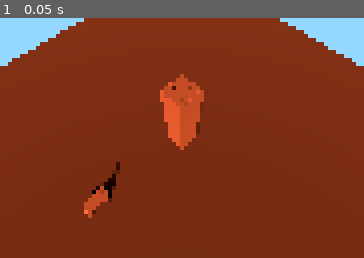
Above: before the commit, frame 1.
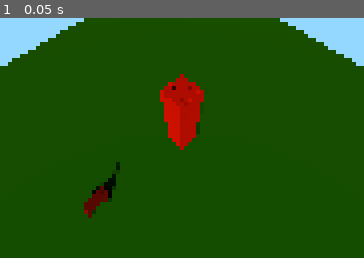
Above: after the commit, the same moment.

Repository: mjviljan/godot4-3d-camera-movement-template
Game: Godot game, scene res://World.tscn
Same seed, same stepped clock (60 frames per second), same inputs: the game is played once before the commit and once after it.
Inputs:
- Up to frame 1 (0.05 s): no input

The runs differ from the first frame. In frame 1, 95% of the frame differs, in the area x 0-100%, y 0-100%.

Commit message:
Change all CSGBox3D objects to Mesh objects

Diff:
--- a/World.tscn
+++ b/World.tscn
@@ -1,20 +1,50 @@
-[gd_scene load_steps=8 format=3 uid="uid://bfbk11yyfp26g"]
+[gd_scene load_steps=18 format=3 uid="uid://bfbk11yyfp26g"]
 
 [ext_resource type="Script" path="res://camera.gd" id="1_y6do3"]
+[ext_resource type="Material" uid="uid://hlxfcdqxrxoy" path="res://tower_material.tres" id="2_5wtb3"]
 [ext_resource type="Script" path="res://player.gd" id="2_qvh51"]
+[ext_resource type="BoxMesh" uid="uid://dyk3rwjiffx2" path="res://tower_spike_mesh.tres" id="3_lxw2u"]
+[ext_resource type="Material" uid="uid://cnxuyq3esjgky" path="res://player_material.tres" id="5_in21g"]
+[ext_resource type="BoxMesh" uid="uid://ne6mslnt8264" path="res://player_ear_mesh.tres" id="6_10fa0"]
+[ext_resource type="BoxMesh" uid="uid://c77ut2fx1anew" path="res://player_leg_mesh.tres" id="7_uvsn1"]
 
 [sub_resource type="Environment" id="Environment_heaam"]
 background_mode = 1
 background_color = Color(0.585638, 0.848637, 1, 1)
 ambient_light_source = 2
 
-[sub_resource type="PhysicsMaterial" id="PhysicsMaterial_wyd4x"]
+[sub_resource type="StandardMaterial3D" id="StandardMaterial3D_a8yqh"]
+albedo_color = Color(0, 1, 0.196078, 1)
 
-[sub_resource type="ORMMaterial3D" id="ORMMaterial3D_74uph"]
+[sub_resource type="BoxMesh" id="BoxMesh_cmw4b"]
+material = SubResource("StandardMaterial3D_a8yqh")
+size = Vector3(100, 1, 100)
 
-[sub_resource type="StandardMaterial3D" id="StandardMaterial3D_lmoaa"]
+[sub_resource type="Skin" id="Skin_ho81v"]
 
-[sub_resource type="StandardMaterial3D" id="StandardMaterial3D_8cdjm"]
+[sub_resource type="BoxMesh" id="BoxMesh_onkxt"]
+material = ExtResource("2_5wtb3")
+size = Vector3(5, 13, 5)
+
+[sub_resource type="BoxMesh" id="BoxMesh_dha3x"]
+material = ExtResource("2_5wtb3")
+size = Vector3(6, 3, 6)
+
+[sub_resource type="BoxMesh" id="BoxMesh_4tifw"]
+material = ExtResource("5_in21g")
+size = Vector3(1.7, 1.7, 5)
+
+[sub_resource type="BoxMesh" id="BoxMesh_ojt1t"]
+material = ExtResource("5_in21g")
+size = Vector3(0.6, 2.5, 0.6)
+
+[sub_resource type="BoxMesh" id="BoxMesh_fbmgb"]
+material = ExtResource("5_in21g")
+size = Vector3(0.2, 0.4, 0.6)
+
+[sub_resource type="BoxMesh" id="BoxMesh_73ba0"]
+material = ExtResource("5_in21g")
+size = Vector3(0.3, 0.7, 0.3)
 
 [node name="World" type="Node3D"]
 
@@ -27,12 +57,11 @@
 shadow_enabled = true
 sky_mode = 1
 
-[node name="Ground" type="StaticBody3D" parent="."]
-physics_material_override = SubResource("PhysicsMaterial_wyd4x")
+[node name="Ground" type="Node3D" parent="."]
 
-[node name="GroundBox" type="CSGBox3D" parent="Ground"]
-size = Vector3(100, 1, 100)
-material = SubResource("ORMMaterial3D_74uph")
+[node name="GroundBox" type="MeshInstance3D" parent="Ground"]
+mesh = SubResource("BoxMesh_cmw4b")
+skin = SubResource("Skin_ho81v")
 
 [node name="Camera" type="Camera3D" parent="." node_paths=PackedStringArray("target")]
 transform = Transform3D(0.707107, -0.5, 0.5, 0, 0.707107, 0.707107, -0.707107, -0.5, 0.5, 35, 75, 35)
@@ -44,98 +73,86 @@
 
 [node name="Tower" type="Node3D" parent="."]
 
-[node name="TowerBody" type="CSGBox3D" parent="Tower"]
+[node name="TowerBody" type="MeshInstance3D" parent="Tower"]
 transform = Transform3D(1, 0, 0, 0, 1, 0, 0, 0, 1, 0, 7, 0)
-size = Vector3(5, 13, 5)
-material = SubResource("StandardMaterial3D_lmoaa")
+mesh = SubResource("BoxMesh_onkxt")
 
-[node name="TowerTop" type="CSGBox3D" parent="Tower"]
+[node name="TowerTop" type="MeshInstance3D" parent="Tower"]
 transform = Transform3D(1, 0, 0, 0, 1, 0, 0, 0, 1, 0, 15, 0)
-size = Vector3(6, 3, 6)
-material = SubResource("StandardMaterial3D_lmoaa")
+mesh = SubResource("BoxMesh_dha3x")
 
-[node name="TowerCorner1" type="CSGBox3D" parent="Tower/TowerTop"]
+[node name="TowerCorner1" type="MeshInstance3D" parent="Tower/TowerTop"]
 transform = Transform3D(1, 0, 0, 0, 1, 0, 0, 0, 1, 2.5, 2, 2.5)
-material = SubResource("StandardMaterial3D_lmoaa")
+mesh = ExtResource("3_lxw2u")
 
-[node name="TowerCorner2" type="CSGBox3D" parent="Tower/TowerTop"]
+[node name="TowerCorner2" type="MeshInstance3D" parent="Tower/TowerTop"]
 transform = Transform3D(1, 0, 0, 0, 1, 0, 0, 0, 1, -2.5, 2, 2.5)
-material = SubResource("StandardMaterial3D_lmoaa")
+mesh = ExtResource("3_lxw2u")
 
-[node name="TowerCorner3" type="CSGBox3D" parent="Tower/TowerTop"]
+[node name="TowerCorner3" type="MeshInstance3D" parent="Tower/TowerTop"]
 transform = Transform3D(1, 0, 0, 0, 1, 0, 0, 0, 1, -2.5, 2, -2.5)
-material = SubResource("StandardMaterial3D_lmoaa")
+mesh = ExtResource("3_lxw2u")
 
-[node name="TowerCorner4" type="CSGBox3D" parent="Tower/TowerTop"]
+[node name="TowerCorner4" type="MeshInstance3D" parent="Tower/TowerTop"]
 transform = Transform3D(1, 0, 0, 0, 1, 0, 0, 0, 1, 2.5, 2, -2.5)
-material = SubResource("StandardMaterial3D_lmoaa")
+mesh = ExtResource("3_lxw2u")
 
-[node name="TowerSide1" type="CSGBox3D" parent="Tower/TowerTop"]
+[node name="TowerSide1" type="MeshInstance3D" parent="Tower/TowerTop"]
 transform = Transform3D(1, 0, 0, 0, 1, 0, 0, 0, 1, 0, 2, 2.5)
-material = SubResource("StandardMaterial3D_lmoaa")
+mesh = ExtResource("3_lxw2u")
 
-[node name="TowerSide2" type="CSGBox3D" parent="Tower/TowerTop"]
+[node name="TowerSide2" type="MeshInstance3D" parent="Tower/TowerTop"]
 transform = Transform3D(1, 0, 0, 0, 1, 0, 0, 0, 1, 2.5, 2, 0)
-material = SubResource("StandardMaterial3D_lmoaa")
+mesh = ExtResource("3_lxw2u")
 
-[node name="TowerSide3" type="CSGBox3D" parent="Tower/TowerTop"]
+[node name="TowerSide3" type="MeshInstance3D" parent="Tower/TowerTop"]
 transform = Transform3D(1, 0, 0, 0, 1, 0, 0, 0, 1, 0, 2, -2.5)
-material = SubResource("StandardMaterial3D_lmoaa")
+mesh = ExtResource("3_lxw2u")
 
-[node name="TowerSide4" type="CSGBox3D" parent="Tower/TowerTop"]
+[node name="TowerSide4" type="MeshInstance3D" parent="Tower/TowerTop"]
 transform = Transform3D(1, 0, 0, 0, 1, 0, 0, 0, 1, -2.5, 2, 0)
-material = SubResource("StandardMaterial3D_lmoaa")
+mesh = ExtResource("3_lxw2u")
 
 [node name="Player" type="Node3D" parent="."]
 transform = Transform3D(1, 0, 0, 0, 1, 0, 0, 0, 1, 0, 0, 25)
 script = ExtResource("2_qvh51")
 
-[node name="Body" type="CSGBox3D" parent="Player"]
+[node name="Body" type="MeshInstance3D" parent="Player"]
 transform = Transform3D(1, 0, 0, 0, 1, 0, 0, 0, 1, 0, 3.3, 0)
-size = Vector3(1.7, 1.7, 5)
-material = SubResource("StandardMaterial3D_8cdjm")
+mesh = SubResource("BoxMesh_4tifw")
 
-[node name="Neck" type="CSGBox3D" parent="Player"]
+[node name="Neck" type="MeshInstance3D" parent="Player"]
 transform = Transform3D(1, 0, 0, 0, 1, 0, 0, 0, 1, 0, 4.9, -2.5)
-size = Vector3(0.6, 2.5, 0.6)
-material = SubResource("StandardMaterial3D_8cdjm")
+mesh = SubResource("BoxMesh_ojt1t")
 
-[node name="Snout" type="CSGBox3D" parent="Player/Neck"]
+[node name="Snout" type="MeshInstance3D" parent="Player/Neck"]
 transform = Transform3D(1, 0, 0, 0, 1, 0, 0, 0, 1, 0, 0.9, -0.6)
-size = Vector3(0.2, 0.4, 0.6)
-material = SubResource("StandardMaterial3D_8cdjm")
+mesh = SubResource("BoxMesh_fbmgb")
 
-[node name="EarLeft" type="CSGBox3D" parent="Player/Neck"]
+[node name="EarLeft" type="MeshInstance3D" parent="Player/Neck"]
 transform = Transform3D(1, 0, 0, 0, 1, 0, 0, 0, 1, -0.2, 1.4, -0.25)
-size = Vector3(0.2, 0.3, 0.1)
-material = SubResource("StandardMaterial3D_8cdjm")
+mesh = ExtResource("6_10fa0")
 
-[node name="EarRight" type="CSGBox3D" parent="Player/Neck"]
+[node name="EarRight" type="MeshInstance3D" parent="Player/Neck"]
 transform = Transform3D(1, 0, 0, 0, 1, 0, 0, 0, 1, 0.2, 1.4, -0.25)
-size = Vector3(0.2, 0.3, 0.1)
-material = SubResource("StandardMaterial3D_8cdjm")
+mesh = ExtResource("6_10fa0")
 
-[node name="LegFrontLeft" type="CSGBox3D" parent="Player"]
+[node name="LegFrontLeft" type="MeshInstance3D" parent="Player"]
 transform = Transform3D(1, 0, 0, 0, 1, 0, 0, 0, 1, -0.6, 1.5, -2.2)
-size = Vector3(0.4, 2, 0.5)
-material = SubResource("StandardMaterial3D_8cdjm")
+mesh = ExtResource("7_uvsn1")
 
-[node name="LegFrontRight" type="CSGBox3D" parent="Player"]
+[node name="LegFrontRight" type="MeshInstance3D" parent="Player"]
 transform = Transform3D(1, 0, 0, 0, 1, 0, 0, 0, 1, 0.6, 1.5, -2.2)
-size = Vector3(0.4, 2, 0.5)
-material = SubResource("StandardMaterial3D_8cdjm")
+mesh = ExtResource("7_uvsn1")
 
-[node name="LegBackLeft" type="CSGBox3D" parent="Player"]
+[node name="LegBackLeft" type="MeshInstance3D" parent="Player"]
 transform = Transform3D(1, 0, 0, 0, 1, 0, 0, 0, 1, -0.6, 1.5, 2.2)
-size = Vector3(0.4, 2, 0.5)
-material = SubResource("StandardMaterial3D_8cdjm")
+mesh = ExtResource("7_uvsn1")
 
-[node name="LegBackRight" type="CSGBox3D" parent="Player"]
+[node name="LegBackRight" type="MeshInstance3D" parent="Player"]
 transform = Transform3D(1, 0, 0, 0, 1, 0, 0, 0, 1, 0.6, 1.5, 2.2)
-size = Vector3(0.4, 2, 0.5)
-material = SubResource("StandardMaterial3D_8cdjm")
+mesh = ExtResource("7_uvsn1")
 
-[node name="Tail" type="CSGBox3D" parent="Player"]
+[node name="Tail" type="MeshInstance3D" parent="Player"]
 transform = Transform3D(1, 0, 0, 0, 0.788, 0.615675, 0, -0.615675, 0.788, 0, 3.7, 2.6)
-size = Vector3(0.3, 0.7, 0.3)
-material = SubResource("StandardMaterial3D_8cdjm")
+mesh = SubResource("BoxMesh_73ba0")
--- /dev/null
+++ b/player_ear_mesh.tres
@@ -0,0 +1,7 @@
+[gd_resource type="BoxMesh" load_steps=2 format=3 uid="uid://ne6mslnt8264"]
+
+[ext_resource type="Material" uid="uid://cnxuyq3esjgky" path="res://player_material.tres" id="1_jh57v"]
+
+[resource]
+material = ExtResource("1_jh57v")
+size = Vector3(0.2, 0.3, 0.1)
--- /dev/null
+++ b/player_leg_mesh.tres
@@ -0,0 +1,7 @@
+[gd_resource type="BoxMesh" load_steps=2 format=3 uid="uid://c77ut2fx1anew"]
+
+[ext_resource type="Material" uid="uid://cnxuyq3esjgky" path="res://player_material.tres" id="1_jy3bs"]
+
+[resource]
+material = ExtResource("1_jy3bs")
+size = Vector3(0.4, 2, 0.5)
--- /dev/null
+++ b/player_material.tres
@@ -0,0 +1,4 @@
+[gd_resource type="StandardMaterial3D" format=3 uid="uid://cnxuyq3esjgky"]
+
+[resource]
+albedo_color = Color(0.431373, 0.180392, 0, 1)
--- /dev/null
+++ b/tower_material.tres
@@ -0,0 +1,4 @@
+[gd_resource type="StandardMaterial3D" format=3 uid="uid://hlxfcdqxrxoy"]
+
+[resource]
+albedo_color = Color(0.878431, 0.211765, 0, 1)
--- /dev/null
+++ b/tower_spike_mesh.tres
@@ -0,0 +1,6 @@
+[gd_resource type="BoxMesh" load_steps=2 format=3 uid="uid://dyk3rwjiffx2"]
+
+[ext_resource type="Material" uid="uid://hlxfcdqxrxoy" path="res://tower_material.tres" id="1_72ucq"]
+
+[resource]
+material = ExtResource("1_72ucq")
